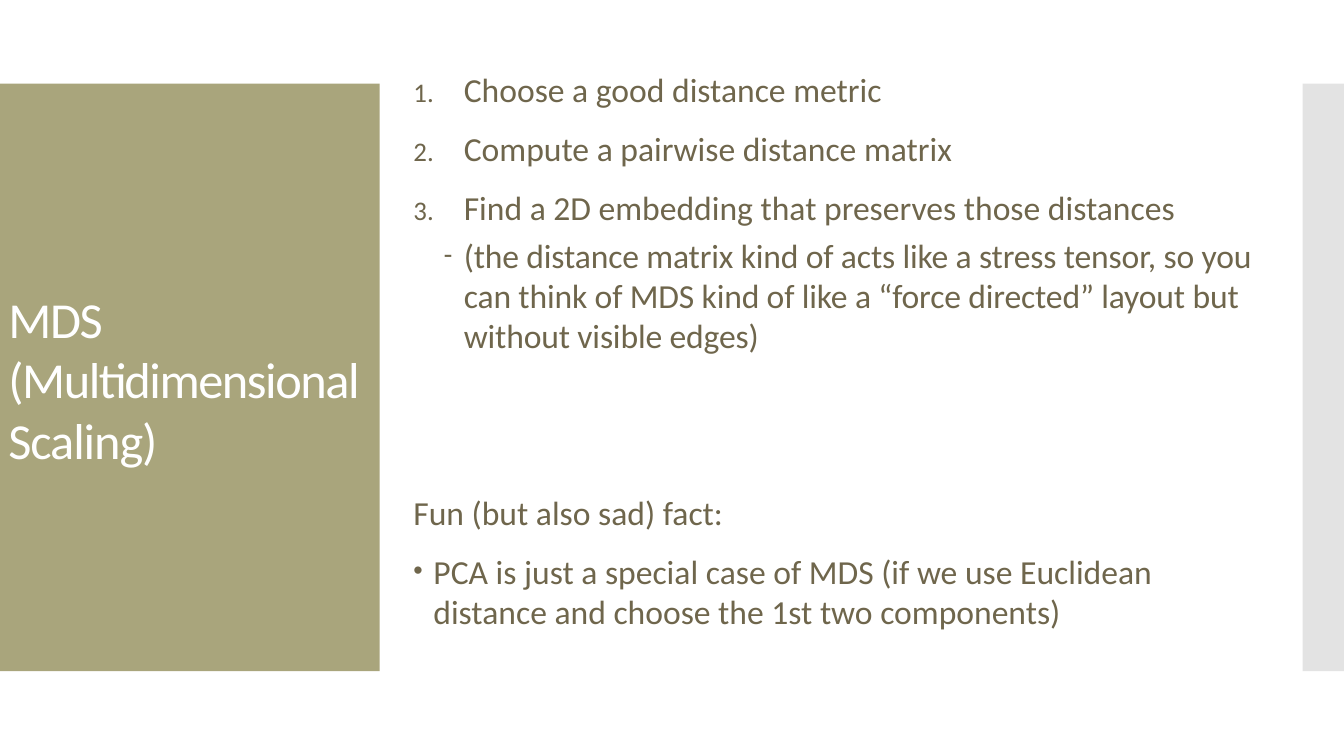
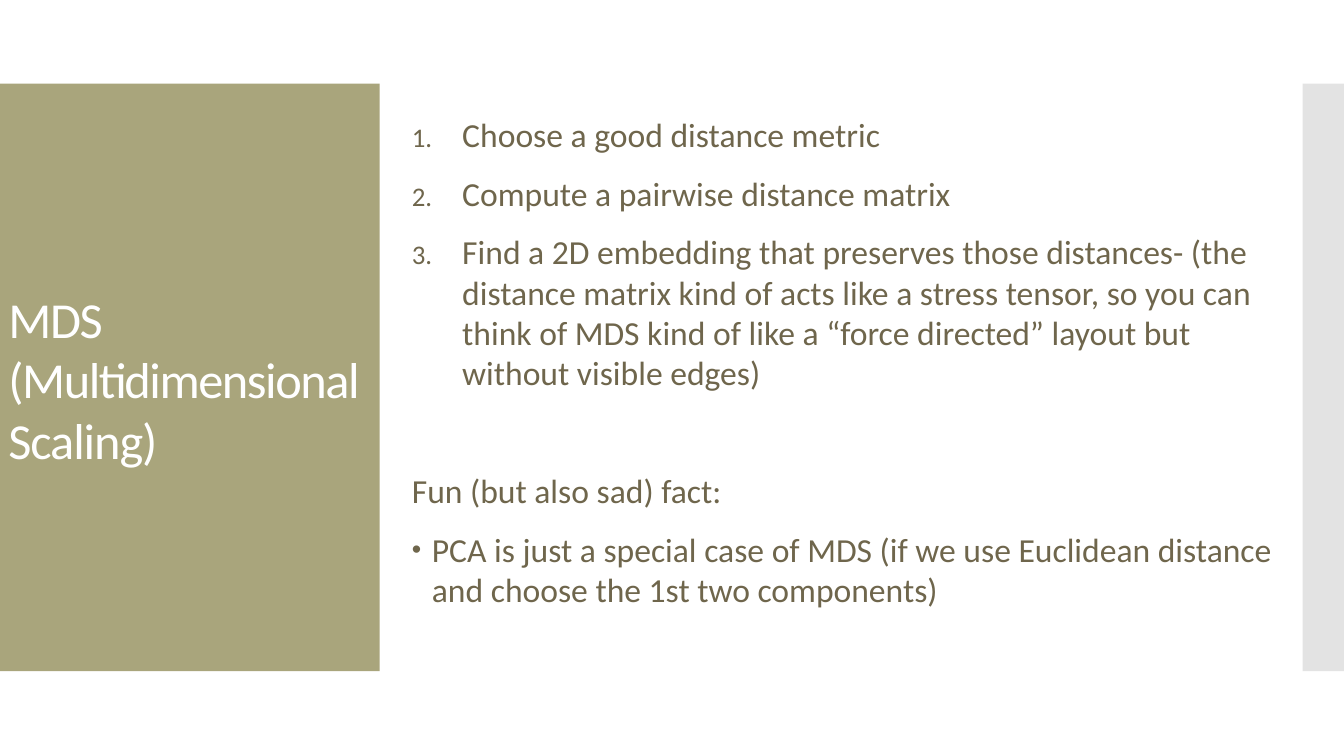
Before and after one commit to amosca01/SDS-CS235, a slide deck: slide 37 of slides/13-big-data.pptx (slide 33 before the commit). Drawn at 1344x756 pixels with LibreOffice and Linux fonts; fonts in the diff are those of the drawing. Boxes give left, top, right and bottom in pixels: in the first picture for what was removed or moved away, otherwise in the second. Text is boxed around its words. In the diff, an @@ line names an element or a change of style, - is before the commit and + after.

```diff
--- a/slides/13-big-data.pptx
+++ b/slides/13-big-data.pptx
@@ text "Choose a good distance metric": place and size @@
-text "Choose a good distance metric" at [413, 78, 1252, 630]
+text "Choose a good distance metric" at [412, 123, 1272, 608]
@@ text at [462, 239, 1251, 391]: text changed @@
-3. Find a 2D embedding that preserves those distances
-  – (the distance matrix kind of acts like a stress tensor, so you can think of MDS kind of like a “force directed” layout but without visible edges)
+3. Find a 2D embedding that preserves those distances- (the distance matrix kind of acts like a stress tensor, so you can think of MDS kind of like a “force directed” layout but without visible edges)
```
Also in this commit, not shown: 12 other slides changed, 17 slides added, 15 slides removed, 5 other files.
